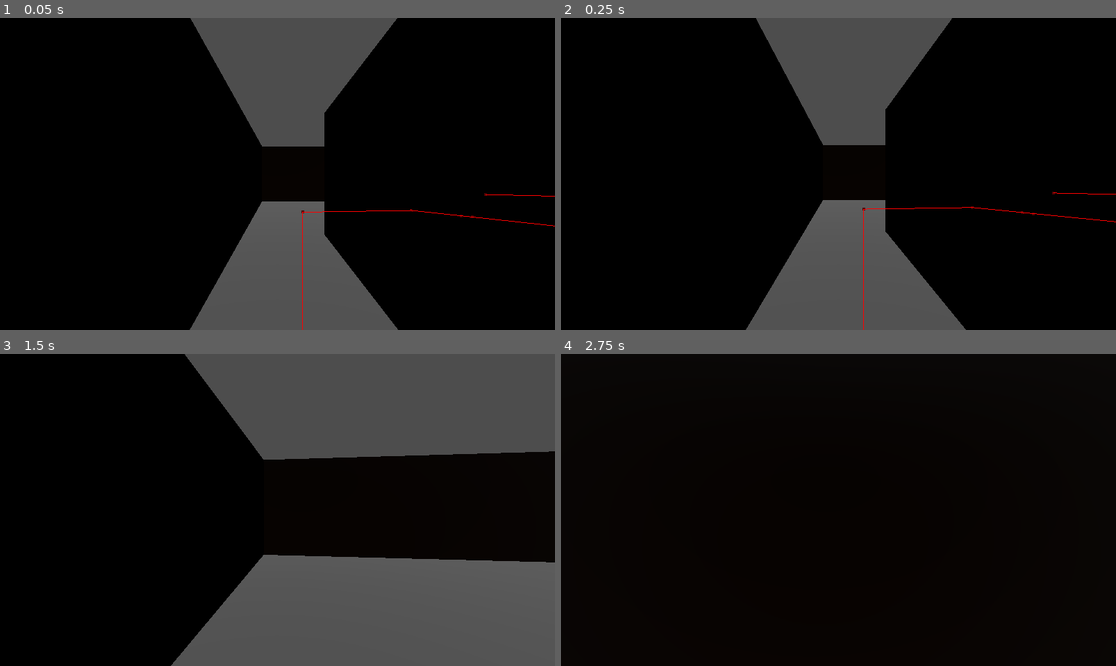
Above: before the commit, frames 1-4 (two rows, left to right).
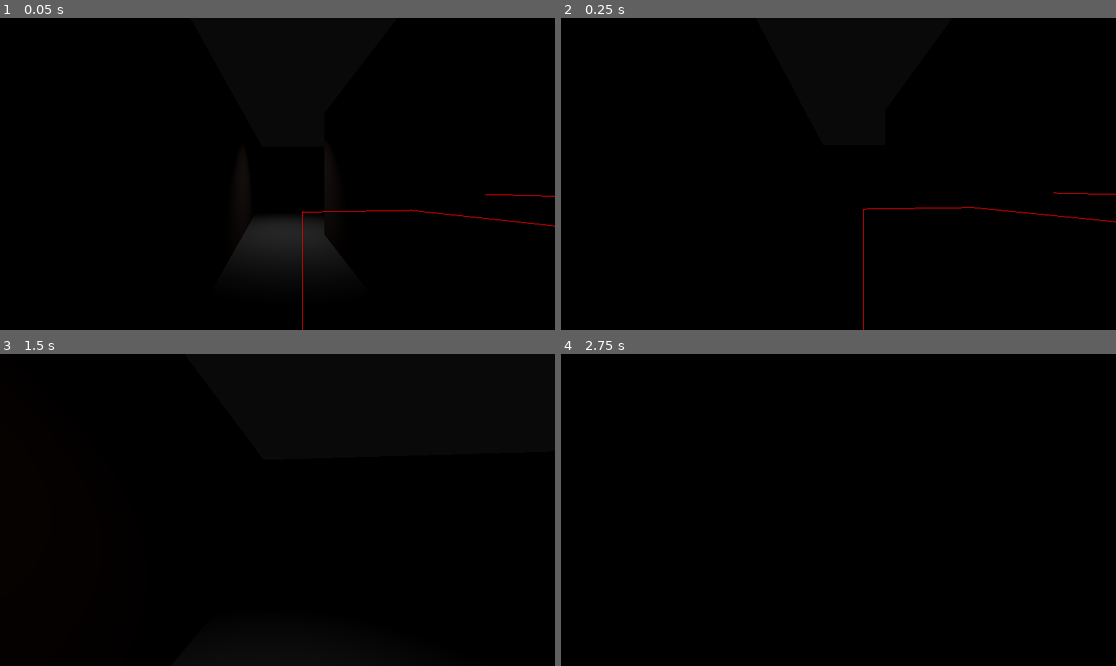
Above: after the commit, the same moments.

Repository: Sugihiru/unmaze
Game: Godot game, scene res://scenes/level.tscn
The game is run twice, just before and just after one commit, with the same random seed, the same clock (stepped at 60 frames per second) and the same inputs.
Inputs (mouse positions are in pixels of both pictures, inside the frame that each line leads up to):
- Up to frame 1 (0.05 s): no input
- Up to frame 2 (0.25 s): no input
- Up to frame 3 (1.5 s): move the mouse to (305, 510) at 0.52 s; hold Z (forward) from 0.53 s (still down); move the mouse to (249, 510) at 1.27 s
- Up to frame 4 (2.75 s): keep holding Z (forward); move the mouse to (849, 503) at 2.02 s

The runs differ from the first frame. In frame 1, 19% of the frame differs, in the area x 34-88%, y 0-100%; in frame 2, 19%; in frame 3, 41%, in the area x 30-100%, y 0-100%; in frame 4, less than 0.1%.

Commit message:
add lights and monster looks

Diff:
--- /dev/null
+++ b/FlashingLight.gd
@@ -0,0 +1,19 @@
+extends SpotLight3D
+
+var timer = null
+
+func _ready():
+	timer = Timer.new()
+	randomize_time()
+	timer.connect("timeout", on_timer_timeout)
+	add_child(timer)
+	timer.start()
+
+
+func randomize_time():
+	timer.wait_time = randf_range(0.05, 0.1)
+
+
+func on_timer_timeout():
+	randomize_time()
+	light_energy = randf_range(0.0, 1.0)
--- a/project.godot
+++ b/project.godot
@@ -40,6 +40,12 @@
 ]
 }
 
+[layer_names]
+
+3d_physics/layer_1="Level"
+3d_physics/layer_3="Players"
+3d_physics/layer_4="Monsters"
+
 [rendering]
 
 renderer/rendering_method="gl_compatibility"
--- /dev/null
+++ b/scenes/flashing_light.tscn
@@ -0,0 +1,7 @@
+[gd_scene load_steps=2 format=3 uid="uid://dtm4ycc6nit3v"]
+
+[ext_resource type="Script" path="res://FlashingLight.gd" id="1_p38sh"]
+
+[node name="FlashingLight" type="SpotLight3D"]
+transform = Transform3D(1, 0, 0, 0, -4.37114e-08, 1, 0, -1, -4.37114e-08, 0, 0, 0)
+script = ExtResource("1_p38sh")
--- a/scenes/level.tscn
+++ b/scenes/level.tscn
@@ -1,14 +1,21 @@
-[gd_scene load_steps=6 format=3 uid="uid://dr1ox7pslxj56"]
+[gd_scene load_steps=8 format=3 uid="uid://dr1ox7pslxj56"]
 
 [ext_resource type="MeshLibrary" uid="uid://sbwui5c5iiba" path="res://mesh_libraries/meshlib.tres" id="1_jawbo"]
 [ext_resource type="PackedScene" uid="uid://c5gvq6lkofkvo" path="res://scenes/player.tscn" id="2_s1f4y"]
 [ext_resource type="Script" path="res://scenes/GameManager.gd" id="3_2m4gt"]
 [ext_resource type="PackedScene" uid="uid://bhc1p4wwr4ykv" path="res://scenes/monster.tscn" id="3_icpbd"]
+[ext_resource type="PackedScene" uid="uid://dtm4ycc6nit3v" path="res://scenes/flashing_light.tscn" id="3_p6avm"]
 
 [sub_resource type="NavigationMesh" id="NavigationMesh_thhcc"]
 vertices = PackedVector3Array(2.5, 4.5, 0, 2.5, 4.5, 3.75, 3.75, 4.5, 3.75, 4, 4.5, -0.25, -4, 4.5, 6.5, -9.5, 4.5, 7.5 …(1860 unchanged characters)…
 polygons = [PackedInt32Array(1, 0, 2), PackedInt32Array(2, 0, 3), PackedInt32Array(7, 6, 4), PackedInt32Array(4, 6, 5), …(1644 unchanged characters)…
 agent_height = 2.0
+
+[sub_resource type="Environment" id="Environment_racut"]
+background_mode = 1
+background_color = Color(0.0352941, 0.0352941, 0.0352941, 1)
+glow_blend_mode = 1
+glow_hdr_threshold = 0.5
 
 [node name="Level" type="Node3D"]
 script = ExtResource("3_2m4gt")
@@ -22,6 +29,11 @@
 "cells": PackedInt32Array(65531, 65532, 1048576, 65532, 65532, 1048576, 65533, 65532, 1048576, 65534, 65532, 1048576, 6 …(1698 unchanged characters)…
 }
 
+[node name="LightsContainer" type="Node" parent="NavigationRegion3D/GridMap"]
+
+[node name="FlashingLight" parent="NavigationRegion3D/GridMap/LightsContainer" instance=ExtResource("3_p6avm")]
+transform = Transform3D(1, 0, 0, 0, -4.37114e-08, 1, 0, -1, -4.37114e-08, -6.9463, 4.33764, 0)
+
 [node name="Player" parent="." instance=ExtResource("2_s1f4y")]
 transform = Transform3D(1, 0, 0, 0, 1, 0, 0, 0, 1, -7.15817, 1.09319, 5.0462)
 
@@ -30,3 +42,7 @@
 
 [node name="DirectionalLight3D" type="DirectionalLight3D" parent="."]
 transform = Transform3D(1, 0, 0, 0, 0.0496342, 0.998767, 0, -0.998767, 0.0496342, 0, 14.6888, 0)
+visible = false
+
+[node name="WorldEnvironment" type="WorldEnvironment" parent="."]
+environment = SubResource("Environment_racut")
--- a/scenes/monster.gd
+++ b/scenes/monster.gd
@@ -6,6 +6,10 @@
 var vel = Vector3()
 
 @onready var nav: NavigationAgent3D = $NavigationAgent3D
+@onready var attack_area: Area3D = $AttackArea
+
+func _ready():
+	attack_area.connect("body_entered", on_hit_player)
 
 func _physics_process(delta):
 	if target == null:
@@ -20,3 +24,7 @@
 
 	velocity = velocity.lerp(direction * mvt_speed, acceleration * delta)
 	move_and_slide()
+	look_at(nav.target_position)
+
+func on_hit_player(body):
+	print("hit", body.name)
--- a/scenes/monster.tscn
+++ b/scenes/monster.tscn
@@ -1,12 +1,31 @@
-[gd_scene load_steps=4 format=3 uid="uid://bhc1p4wwr4ykv"]
+[gd_scene load_steps=8 format=3 uid="uid://bhc1p4wwr4ykv"]
 
 [ext_resource type="Script" path="res://scenes/monster.gd" id="1_0vs0p"]
 
 [sub_resource type="CapsuleShape3D" id="CapsuleShape3D_h6f63"]
 
+[sub_resource type="StandardMaterial3D" id="StandardMaterial3D_lmp6o"]
+transparency = 1
+albedo_color = Color(0.458824, 0.223529, 0.223529, 0.682353)
+
 [sub_resource type="CapsuleMesh" id="CapsuleMesh_qpmwe"]
+material = SubResource("StandardMaterial3D_lmp6o")
+
+[sub_resource type="StandardMaterial3D" id="StandardMaterial3D_j1rfo"]
+albedo_color = Color(1, 0.670588, 0.670588, 1)
+emission_enabled = true
+emission = Color(1, 0.670588, 0.670588, 1)
+emission_energy_multiplier = 3.0
+
+[sub_resource type="SphereMesh" id="SphereMesh_8rtu7"]
+material = SubResource("StandardMaterial3D_j1rfo")
+
+[sub_resource type="CapsuleShape3D" id="CapsuleShape3D_tbasu"]
+radius = 0.562783
+height = 2.15736
 
 [node name="Monster" type="CharacterBody3D"]
+collision_layer = 8
 script = ExtResource("1_0vs0p")
 
 [node name="CollisionShape3D" type="CollisionShape3D" parent="."]
@@ -17,5 +36,23 @@
 transform = Transform3D(1, 0, 0, 0, 1, 0, 0, 0, 1, 0, 1.07609, 0)
 mesh = SubResource("CapsuleMesh_qpmwe")
 
+[node name="Eyes" type="Node3D" parent="MeshInstance3D"]
+
+[node name="MeshInstance3D" type="MeshInstance3D" parent="MeshInstance3D/Eyes"]
+transform = Transform3D(0.075, 0, 0, 0, 0.075, 0, 0, 0, 0.075, -0.2, 0.45, -0.47)
+mesh = SubResource("SphereMesh_8rtu7")
+
+[node name="MeshInstance3D2" type="MeshInstance3D" parent="MeshInstance3D/Eyes"]
+transform = Transform3D(0.075, 0, 0, 0, 0.075, 0, 0, 0, 0.075, 0.2, 0.45, -0.47)
+mesh = SubResource("SphereMesh_8rtu7")
+
 [node name="NavigationAgent3D" type="NavigationAgent3D" parent="."]
 debug_enabled = true
+
+[node name="AttackArea" type="Area3D" parent="."]
+collision_layer = 0
+collision_mask = 4
+
+[node name="CollisionShape3D" type="CollisionShape3D" parent="AttackArea"]
+transform = Transform3D(1, 0, 0, 0, 1, 0, 0, 0, 1, 0, 1.06238, 0)
+shape = SubResource("CapsuleShape3D_tbasu")
--- a/scenes/player.tscn
+++ b/scenes/player.tscn
@@ -5,6 +5,8 @@
 [sub_resource type="CapsuleShape3D" id="CapsuleShape3D_as0xf"]
 
 [node name="Player" type="CharacterBody3D" groups=["players"]]
+collision_layer = 4
+collision_mask = 9
 script = ExtResource("1_pvj8w")
 
 [node name="CollisionShape3D" type="CollisionShape3D" parent="."]
Not shown: 4 places in mesh_libraries/meshlib.tres that only renumber resources
